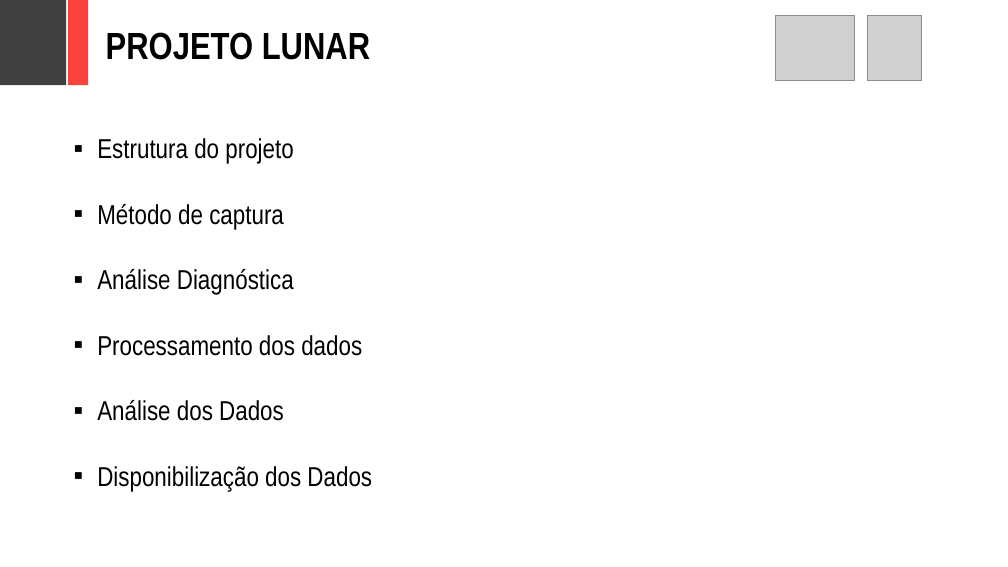
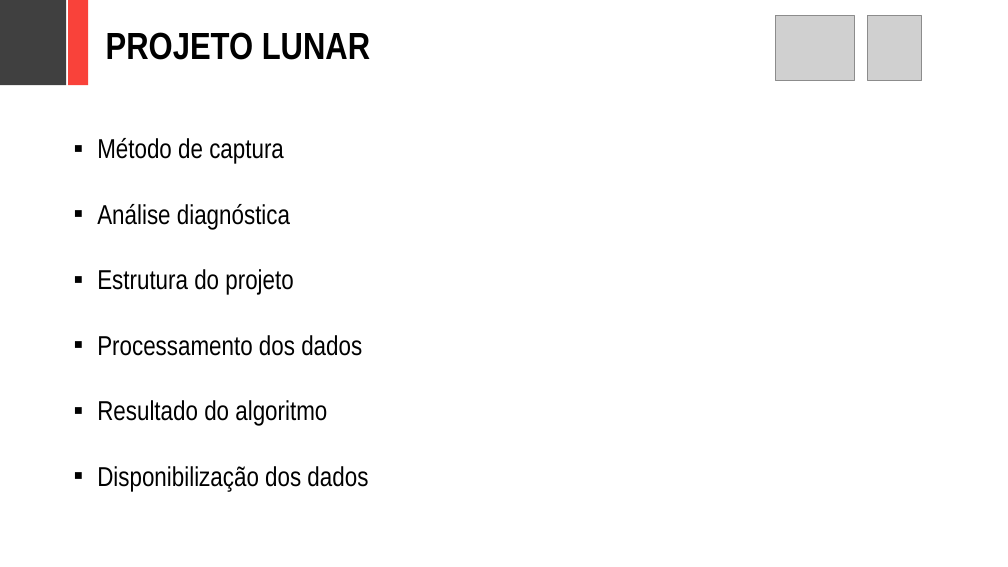
Before and after one commit to adornodev/TCC-Lunar, a slide deck: slide 15 of FinalCourseAssignment/Lunar.pptx (slide 17 before the commit). Drawn at 1008x567 pixels with LibreOffice and Linux fonts; fonts in the diff are those of the drawing; grey boxes stand for pictures. Boxes give left, top, right and bottom in pixels: in the first picture for what was removed or moved away, otherwise in the second. Text is boxed around its words. In the diff, an @@ line names an element or a change of style, - is before the commit and + after.

```diff
--- a/FinalCourseAssignment/Lunar.pptx
+++ b/FinalCourseAssignment/Lunar.pptx
@@ text at (97, 138, 290, 229): paragraphs added @@
+▪ Método de captura
+▪ Análise diagnóstica
@@ text at (97, 204, 294, 295): paragraphs removed @@
-▪ Método de captura
-▪ Análise Diagnóstica
@@ text at (97, 400, 368, 491): text changed @@
-▪ Análise dos Dados
-▪ Disponibilização dos Dados
+▪ Resultado do algoritmo
+▪ Disponibilização dos dados
```
Also in this commit, not shown: 13 other slides changed, 3 slides removed, 26 other files.
